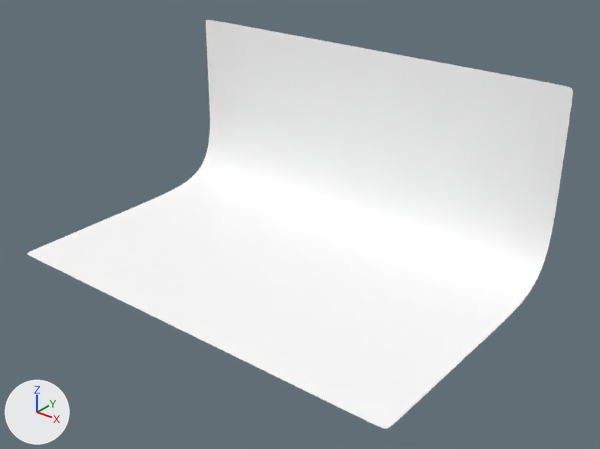
A saved change to the OBJ model models/StudioL.obj.
Camera for both pictures: a 50 mm camera at (34.2, -46.1, 28.9) aimed at (2.3, -6.2, 4.1). Every picture has the same lights, and +X, +Y and +Z are marked at lower left. Where no turn or scale is listed for an object, it has been applied to the vertices.

In view in the first picture: 'Studio_L_Plane.003'.
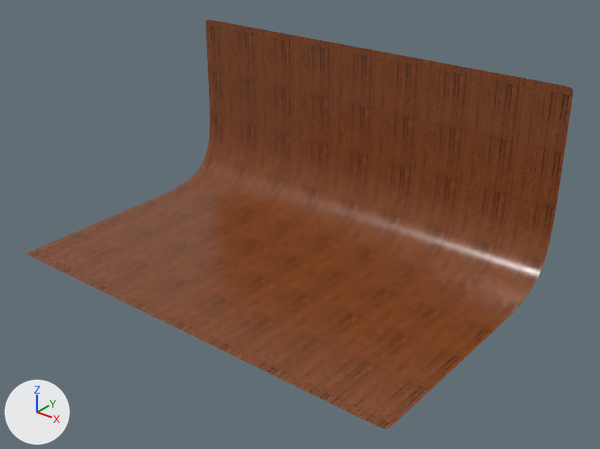
Where the change shows, as pixel boxes [x1, y1, x2, y2] in the pictures (600 x 449 px; the box of a moved part takes in the faces that stretch with it):
```json
{"object": "Studio_L_Plane.003", "change": "surface changed", "before": [27, 20, 573, 429], "after": [27, 20, 573, 429], "on screen": "white to brown"}
{"part": 1, "of": "me_studio_l_plane_003", "change": "moved or reshaped", "before": [352, 50, 573, 428], "after": [352, 50, 573, 428]}
{"part": 2, "of": "me_studio_l_plane_003", "change": "moved or reshaped", "before": [206, 20, 321, 47], "after": [206, 20, 321, 47]}
{"part": 3, "of": "me_studio_l_plane_003", "change": "moved or reshaped", "before": [28, 253, 45, 260], "after": [27, 253, 45, 260]}
{"part": 4, "of": "me_studio_l_plane_003", "change": "moved or reshaped", "before": [96, 284, 150, 311], "after": [96, 284, 150, 311]}
{"part": 5, "of": "me_studio_l_plane_003", "change": "moved or reshaped", "before": [254, 361, 318, 393], "after": [254, 361, 318, 393]}
```

Edits to the scene script, one JSON object a line:
```json
{"op": "add", "block": "img_wood_planks_012_basecolor_jpg", "code": ["img_wood_planks_012_basecolor_jpg = load_image('Wood_planks_012_basecolor.jpg', 'wood/Wood_planks_012_basecolor.jpg', 1024, 1024, 'sRGB')"]}
{"op": "add", "block": "img_wood_planks_012_roughness_jpg", "code": ["img_wood_planks_012_roughness_jpg = load_image('Wood_planks_012_roughness.jpg', 'wood/Wood_planks_012_roughness.jpg', 1024, 1024, 'sRGB')"]}
{"op": "add", "block": "img_wood_planks_012_height_png", "code": ["img_wood_planks_012_height_png = load_image('Wood_planks_012_height.png', 'wood/Wood_planks_012_height.png', 1024, 1024, 'sRGB')"]}
{"block": "mat_mat_clay", "change": "nodes: BsdfPrincipled, OutputMaterial"}
{"block": "mat_mat_clay", "change": "colours: white #ffffff"}
{"block": "mat_mat_clay", "change": "nodes: BsdfPrincipled, NormalMap, OutputMaterial, TexImage x3"}
{"block": "mat_mat_clay", "change": "uses the picture img_wood_planks_012_basecolor_jpg"}
{"block": "mat_mat_clay", "change": "uses the picture img_wood_planks_012_height_png"}
{"block": "mat_mat_clay", "change": "uses the picture img_wood_planks_012_roughness_jpg"}
{"block": "me_studio_l_plane_003", "where": "me_studio_l_plane_003.from_pydata(...)  # 6305 vertices, 6144 faces; spans x -15.9..16.1, y -16.1..3.9, z 0.0..14.0"}
{"block": "me_studio_l_plane_003", "where": "# used by ob_studio_l_plane_003; location = (0.0, 0.0, 0.0)"}
{"block": "me_studio_l_plane_003", "change": "me_studio_l_plane_003 part 1: 188 vertices moved within x 0.1..16.1, y -16.0..3.9, z 0.0..13.9"}
{"block": "me_studio_l_plane_003", "change": "me_studio_l_plane_003 part 2: 47 vertices moved within x -15.9..-4.6, y 3.9, z 13.6..13.9"}
{"block": "me_studio_l_plane_003", "change": "me_studio_l_plane_003 part 3: 7 vertices moved within x -15.8..-14.3, y -16.0..-15.8, z 0.0"}
{"block": "me_studio_l_plane_003", "change": "me_studio_l_plane_003 part 4: 4 vertices moved within x -7.2..-3.7, y -15.8, z 0.0"}
{"block": "me_studio_l_plane_003", "change": "me_studio_l_plane_003 part 5: 4 vertices moved within x 7.4..10.5, y -15.8, z 0.0"}
```
